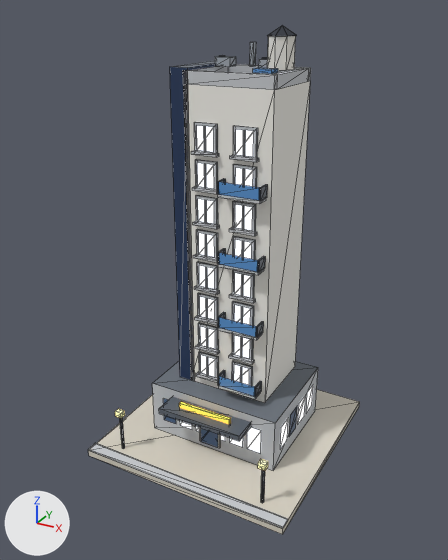
Renders of the glTF model public/models/v2/07_lod0.glb from each side of a commit.
One viewpoint serves both versions: a 50 mm lens placed at (1.15, -2.17, 1.87), pointed at (-0.01, -0.05, 0.81). Arrows for +X, +Y and +Z are at lower left; the lights stay in place. The older version comes first. Mesh edges are drawn as thin lines. Vertices at exactly the same position are counted once.

Objects in the first picture: 'b07_v2'.
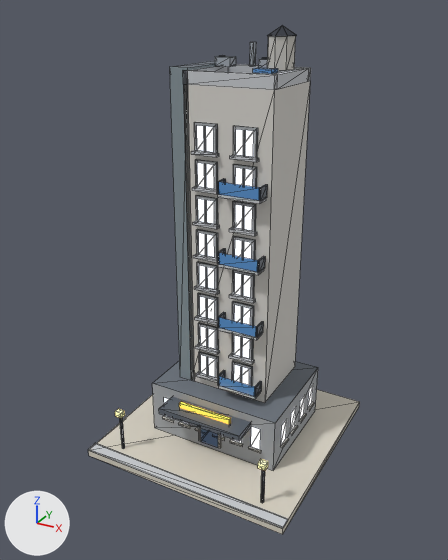
What changed in the scene script:
```text
Change mat_wall_grey:
    where n2 = _N.new('ShaderNodeMix'); n2.name = 'Mix'
    n2.inputs[7].default_value: (0.521, 0.546, 0.578, 1.0) -> (0.361, 0.381, 0.402, 1.0)  # 'B', light grey #bfc3c8 -> 'B', grey #a2a6aa
Change mat_wall_white:
    where n2 = _N.new('ShaderNodeMix'); n2.name = 'Mix'
    n2.inputs[7].default_value: (0.896, 0.88, 0.823, 1.0) -> (0.68, 0.658, 0.617, 1.0)  # 'B', white #f3f1ea -> 'B', light grey #d7d4ce
Change mat_wall_navy:
    where n2 = _N.new('ShaderNodeMix'); n2.name = 'Mix'
    n2.inputs[7].default_value: (0.0137, 0.0356, 0.0976, 1.0) -> (0.238, 0.292, 0.319, 1.0)  # 'B', dark blue #1f3558 -> 'B', grey #869399
Change mat_white:
    where n2 = _N.new('ShaderNodeMix'); n2.name = 'Mix'
    n2.inputs[7].default_value: (0.88, 0.855, 0.791, 1.0) -> (0.617, 0.597, 0.552, 1.0)  # 'B', white #f1eee6 -> 'B', light grey #cecbc4
Add mat_glow_window_res:
    mat_glow_window_res = bpy.data.materials.new('glow_window_res')
    # nodes: BsdfPrincipled, Mix, OutputMaterial, VertexColor
    # colours: blue #3d5a82, mixed with the vertex colours
Change me_b07_v2:
    used by ob_b07_v2; location = (0.0, 0.0, 0.0)
    remove me_b07_v2.from_pydata(...)  # 1036 vertices, 1212 faces; spans x -0.48..0.48, y -0.48..0.48, z 0.0..1.8
    add me_b07_v2.from_pydata(...)  # 1096 vertices, 1252 faces; spans x -0.48..0.48, y -0.48..0.48, z 0.0..1.8
    me_b07_v2 part 1: the loose piece of 4 vertices spanning x -0.08..-0.01, y -0.2, z 0.1..0.22 is moved by (-0.18, 0.0, 0.01), in mat_glow_window_res
    me_b07_v2 part 2: the loose piece of 4 vertices spanning x 0.18..0.25, y -0.2, z 0.1..0.22 is moved by (-0.35, 0.0, 0.01), in mat_glow_window_res
    me_b07_v2 part 3: the loose piece of 4 vertices spanning x -0.25..-0.18, y -0.2, z 0.1..0.22 is moved by (0.44, 0.0, 0.01), in mat_glow_window_res
    me_b07_v2 part 4: the loose piece of 8 vertices spanning x -0.2..0.2, y -0.31..-0.15, z 0.22..0.25 is copied, and the copy is scaled about its middle by (0.28, 0.05, 6.6), then moved by (0.0, 0.02, -0.09), in mat_white; it spans x -0.06..0.06, y -0.21..-0.2, z 0.06..0.22
    me_b07_v2 part 5: the loose piece of 4 vertices spanning x 0.31, y -0.14..-0.06, z 0.1..0.22 is rebuilt with 4 vertices and now spans x 0.31, y -0.13..-0.08, z 0.12..0.23, in mat_glow_window_res
    me_b07_v2 part 6: the loose piece of 4 vertices spanning x 0.31, y -0.04..0.04, z 0.1..0.22 is rebuilt with 4 vertices and now spans x 0.31, y -0.03..0.02, z 0.12..0.23, in mat_glow_window_res
    me_b07_v2 part 7: the loose piece of 4 vertices spanning x 0.31, y 0.06..0.14, z 0.1..0.22 is rebuilt with 4 vertices and now spans x 0.31, y 0.08..0.13, z 0.12..0.23, in mat_glow_window_res
    me_b07_v2 part 8: the loose piece of 4 vertices spanning x 0.31, y 0.16..0.24, z 0.1..0.22 is rebuilt with 4 vertices and now spans x 0.31, y 0.18..0.23, z 0.12..0.23, in mat_glow_window_res
    me_b07_v2 part 9: the loose piece of 4 vertices spanning x -0.16..-0.1, y -0.2, z 0.1..0.22 is deleted
    me_b07_v2 part 10: the loose piece of 4 vertices spanning x 0.1..0.16, y -0.2, z 0.1..0.22 is deleted
    me_b07_v2 part 11
    8 vertices are removed from x -0.05..0.05, y -0.21..-0.2, z 0.06..0.22
    10 faces are deleted
    68 vertices are added at x -0.25..0.32, y -0.21..0.24, z 0.11..0.23
    4 new faces join them, mat_glow_window_res
    40 new faces join them, mat_white
    other edits to the shape of me_b07_v2 do not show in these pictures
    add me_b07_v2.materials.append(mat_glow_window_res)
```

Pixel boxes [x1, y1, x2, y2] of what changed, in the pictures (448 x 560 px; the box of a moved part takes in the faces that stretch with it):
'b07_v2', surface changed, reshaped: [88, 25, 359, 534] in both
part 1 of me_b07_v2, moved or reshaped: before [196, 427, 199, 432]; after [164, 398, 173, 420]
part 2 of me_b07_v2, moved or reshaped (not visible afterwards): before [247, 428, 261, 454]
part 3 of me_b07_v2, moved or reshaped: before [163, 398, 176, 424]; after [251, 426, 261, 450]
part 4 of me_b07_v2, added: after [199, 428, 221, 448]
part 5 of me_b07_v2, rebuilt (22% narrower, 13% shorter): before [280, 419, 288, 449]; after [281, 419, 287, 445]
part 6 of me_b07_v2, rebuilt (22% narrower, 16% shorter): before [289, 407, 297, 437]; after [290, 407, 296, 432]
part 7 of me_b07_v2, rebuilt: before [298, 396, 305, 424]; after [299, 395, 305, 420]
part 8 of me_b07_v2, rebuilt (25% narrower, 18% shorter): before [306, 386, 313, 413]; after [308, 385, 313, 407]
part 9 of me_b07_v2, deleted: before [180, 421, 192, 429]
part 10 of me_b07_v2, deleted: before [230, 438, 243, 447]
part 11 of me_b07_v2, built on: before [199, 428, 221, 448]; after [162, 402, 314, 453]
